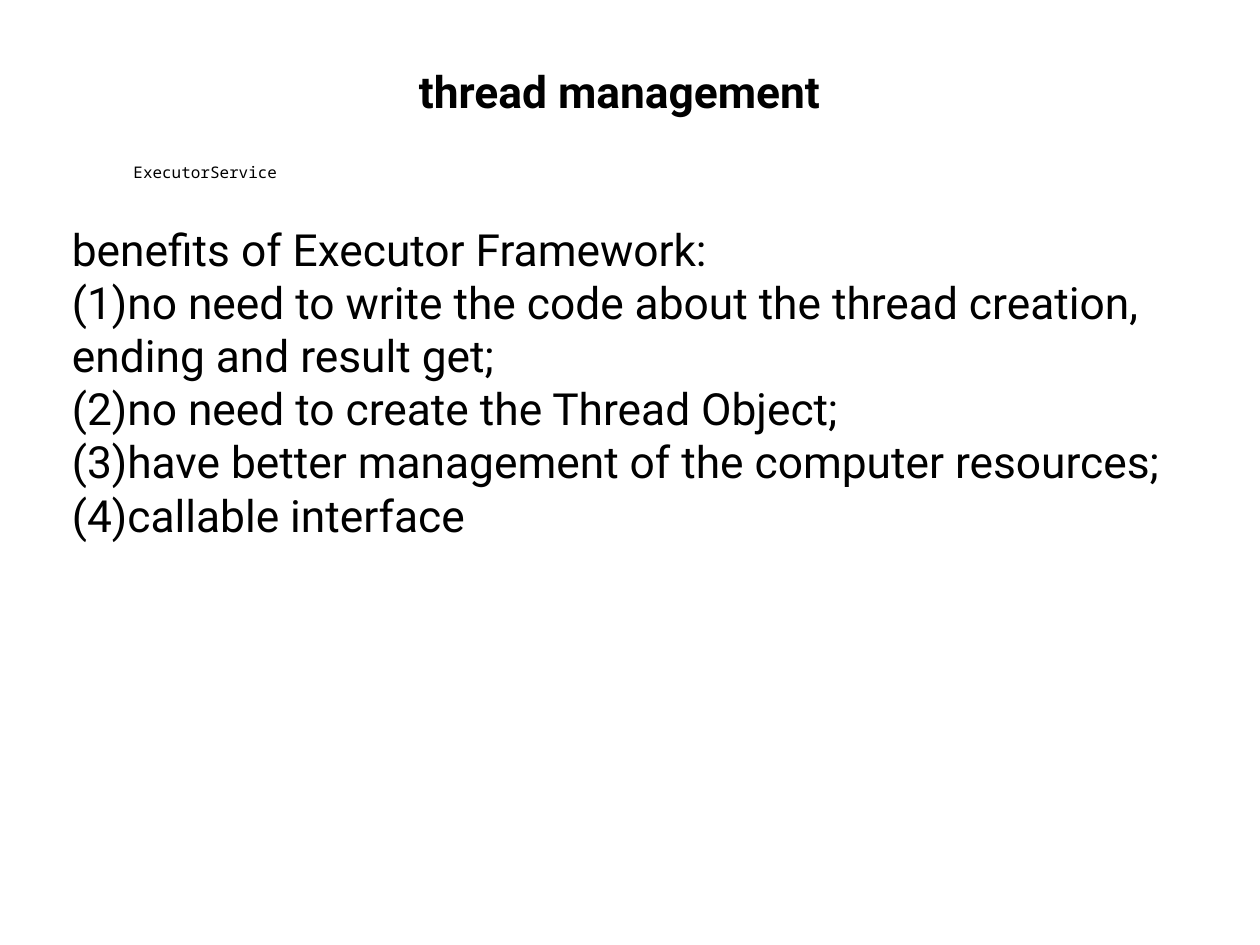
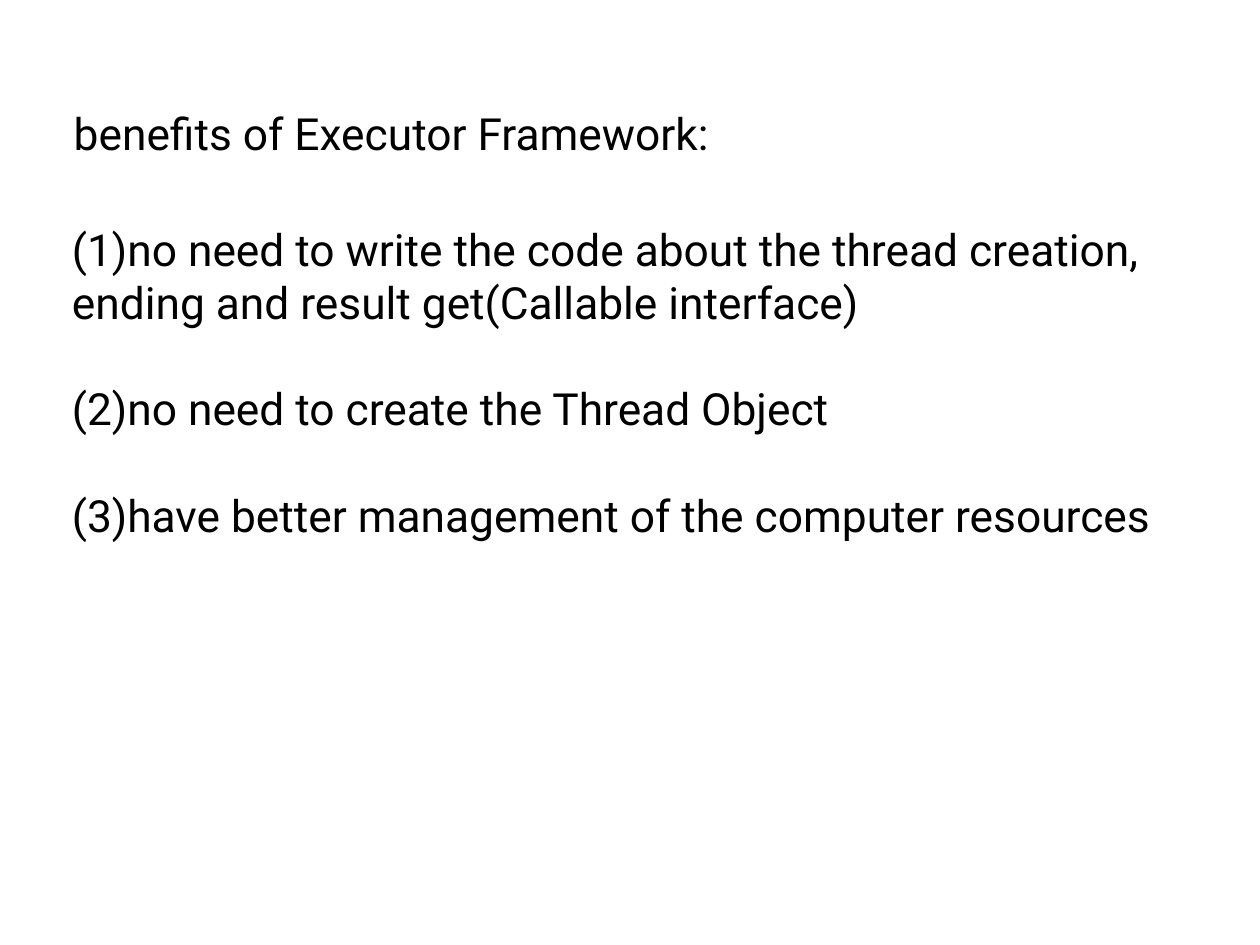
Before and after one commit to tangchuanzhou/Java-concurrency-test, a slide deck: slide 26 of ppt/Java_concurrency.pptx (slide 15 before the commit). Drawn at 1260x945 pixels with LibreOffice and Linux fonts; fonts in the diff are those of the drawing. Boxes give left, top, right and bottom in pixels: in the first picture for what was removed or moved away, otherwise in the second. Text is boxed around its words. In the diff, an @@ line names an element or a change of style, - is before the commit and + after.

Commit message:
update pdf and pptx

```diff
--- a/ppt/Java_concurrency.pptx
+++ b/ppt/Java_concurrency.pptx
@@ text removed at box(419, 74, 820, 118) @@
-thread management
@@ text added at box(74, 116, 709, 151), 36 pt, text #000000 @@
+benefits of Executor Framework:
@@ text removed at box(133, 166, 277, 178) @@
-ExecutorService
@@ text at box(72, 232, 707, 267): paragraph removed @@
-benefits of Executor Framework:
@@ text at box(72, 283, 1150, 542): text changed @@
-ending and result get;
-(2)no need to create the Thread Object;
-(3)have better management of the computer resources;
-(4)callable interface
+ending and result get(Callable interface)
+(2)no need to create the Thread Object
+(3)have better management of the computer resources
```
Also in this commit, not shown: 7 other slides changed, 13 slides added, 2 slides removed, 1 other file.
